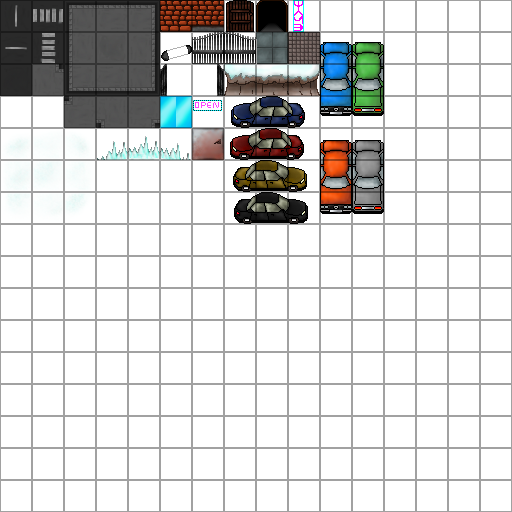
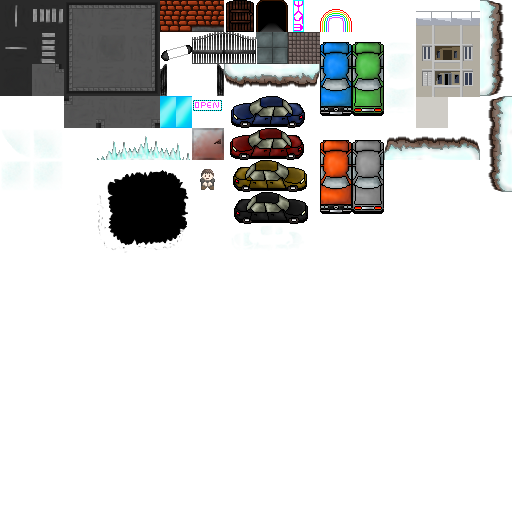
Comparing the layer stacks of the two (512, 512) images. Changes:
hid group "Groupe 1" (1 layers) over [0, 0, 512, 512]
painted on "Calque 10 copie 2" over [0, 0, 512, 286]
